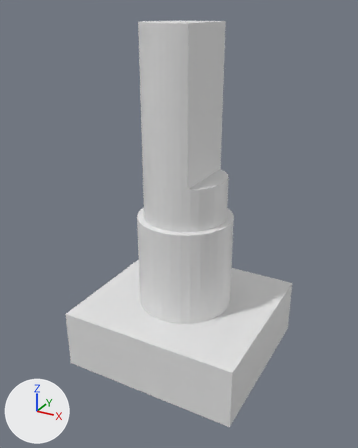
One commit to the glTF model configurator/site/assets/encoder_ec11e.glb: the scene before it, then after it.
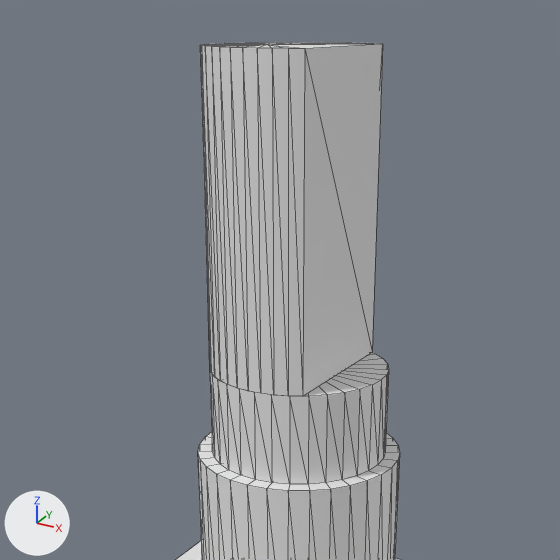
Each version appears first whole from a 50 mm camera at (15.6, -29.4, 25.4) aimed at (-0.2, -0.7, 11.0), and next in a close-up on the part from 12% to 87% of the width and 0% to 60% of the height. The axes (+X, +Y, +Z) are drawn at lower left. The lights are the same throughout. The last two pictures show the newer version. The close-ups show mesh edges as thin lines. Vertices at exactly the same position are counted once.

The scene before the commit, as lines of its bpy script (objects in view):
```python
me_shaft = bpy.data.meshes.new('shaft')
me_shaft.from_pydata(...)  # 191 vertices, 372 faces; spans x -3.5..3.5, y -3.5..3.5, z 4.5..24.5
ob_shaft = bpy.data.objects.new('shaft', me_shaft)
ob_shaft.location = (0.0, 0.0, 0.0)
```
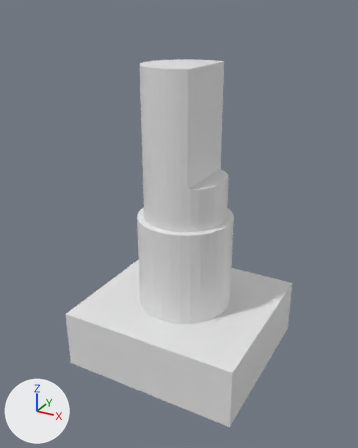
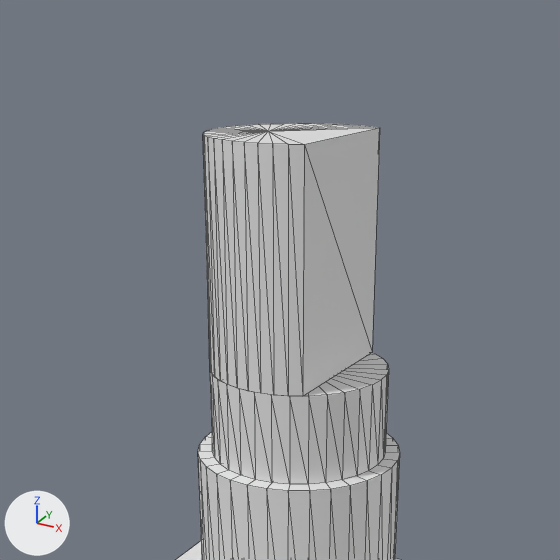
Commit message: Configurator: shorten the visible encoder stem

What the commit changed:
me_shaft is used by ob_shaft; location (0.0, 0.0, 0.0).
me_shaft had 191 vertices, 372 faces and spanned x -3.5..3.5, y -3.5..3.5, z 4.5..24.5.
me_shaft now has 191 vertices, 372 faces and spans x -3.5..3.5, y -3.5..3.5, z 4.5..22.0.
me_shaft part 1: all 30 vertices in x -3.0..1.5, y -3.0..3.0, z 24.5 are moved by (0.0, 0.0, -2.5).

Where the change shows, as pixel boxes [x1, y1, x2, y2] in the close-ups (560 x 560 px; the box of a moved part takes in the faces that stretch with it):
'shaft', reshaped: before [198, 42, 400, 560]; after [198, 123, 400, 560]
part 1 of me_shaft, moved or reshaped: before [200, 42, 383, 385]; after [203, 123, 380, 385]
